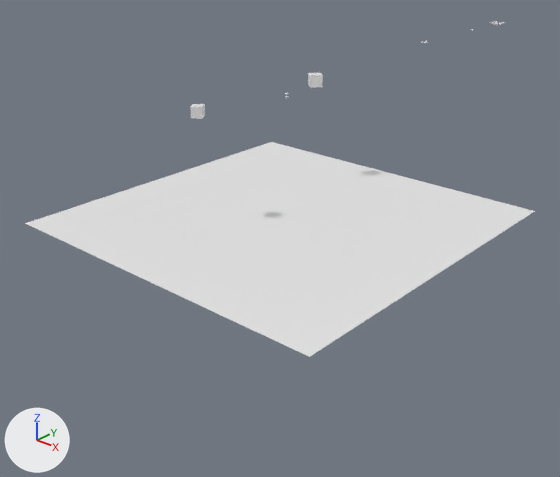
Renders of the Blender file Draw_vector_LH.blend from each side of a commit.
Before and after are seen from a 50 mm camera at (7.93, -8.55, 4.83) aimed at (0.25, 0.16, -0.37). The lights are fixed; the arrows at lower left show +X, +Y and +Z.

In view in the first picture: 'CubeB', 'Plane'.
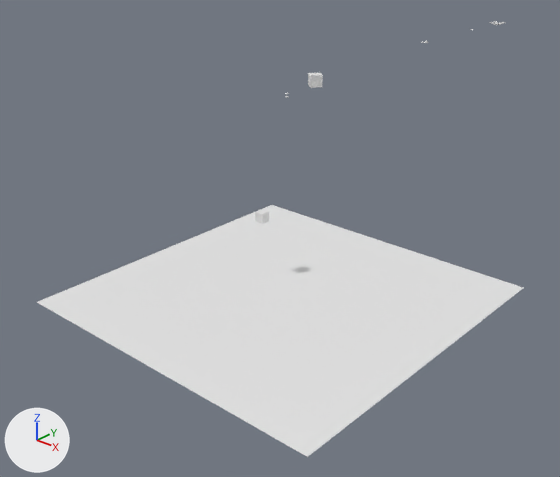
Commit message: Update Draw Vector

The change in detail:
Object 'Plane' (ob_plane) moves from (0.68, -0.22, 0.24) to (0.68, -0.22, -1.11).
Object 'CubeB' (ob_cubeb) turns from (0, 0, 33) to (0, 0, 0) degrees about x, y and z.
Object 'CubeB' (ob_cubeb) moves from (0.0, -1.3, 2.0) to (0.0, 0.0, 0.0).

Location of each change, (x1, y1, x2, y2) in pixels of the pictures (560 x 477 px):
'Plane', moved
    before: (25, 142, 535, 357)
    after: (37, 205, 523, 457)
'CubeB', moved, turned
    before: (190, 104, 205, 119)
    after: (255, 209, 269, 224)
